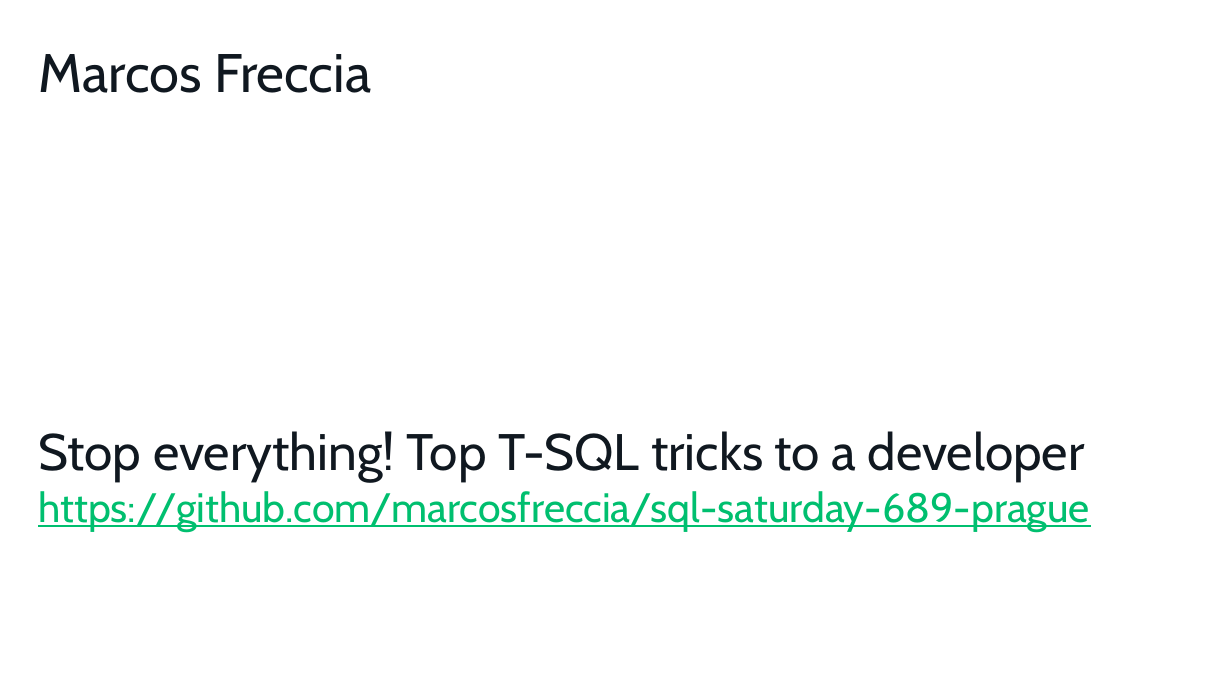
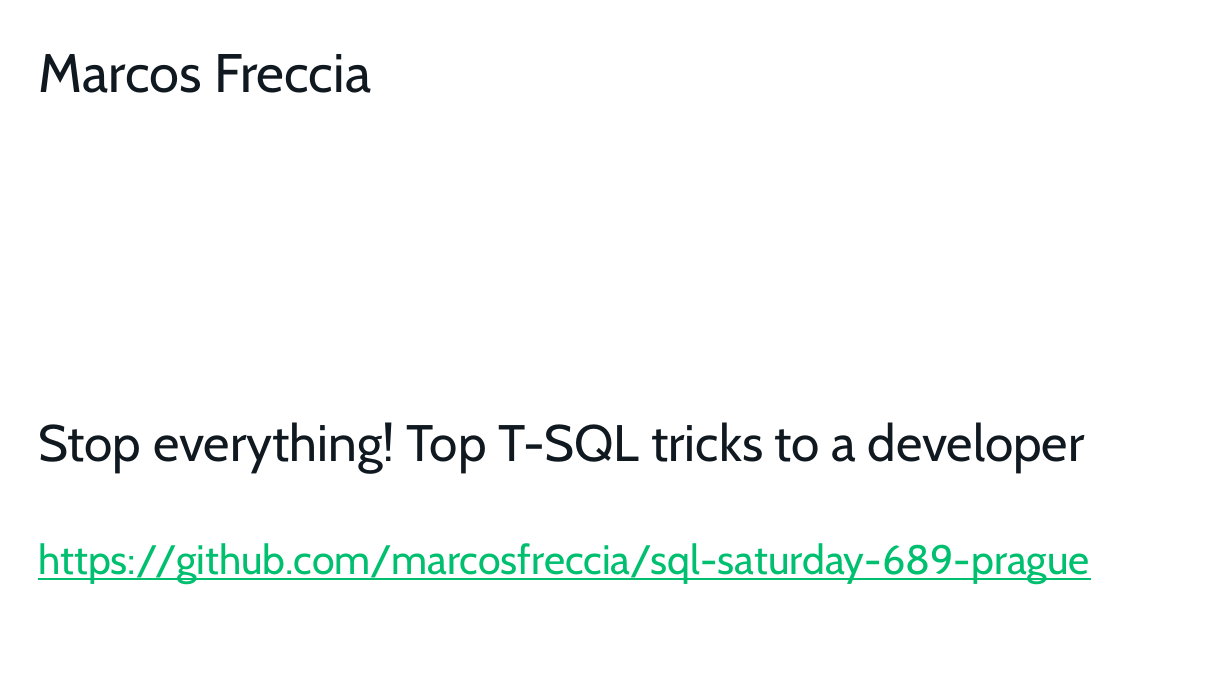
Before and after one commit to marcosfreccia/sql-saturday-689-prague, a slide deck: slide 1 of Stop everything! Top T-SQL tricks to a developer.pptx. Drawn at 1232x693 pixels with LibreOffice and Linux fonts; fonts in the diff are those of the drawing; background and template pictures are left out. Boxes give left, top, right and bottom in pixels: in the first picture for what was removed or moved away, otherwise in the second. Text is boxed around its words. In the diff, an @@ line names an element or a change of style, - is before the commit and + after.

```diff
--- a/Stop everything! Top T-SQL tricks to a developer.pptx
+++ b/Stop everything! Top T-SQL tricks to a developer.pptx
@@ title "Stop everything! Top T-SQL tricks ..." rewrapped from bbox=[38, 431, 1089, 532] to bbox=[38, 422, 1089, 584] @@
```
Also in this commit, not shown: 1 slide added.
